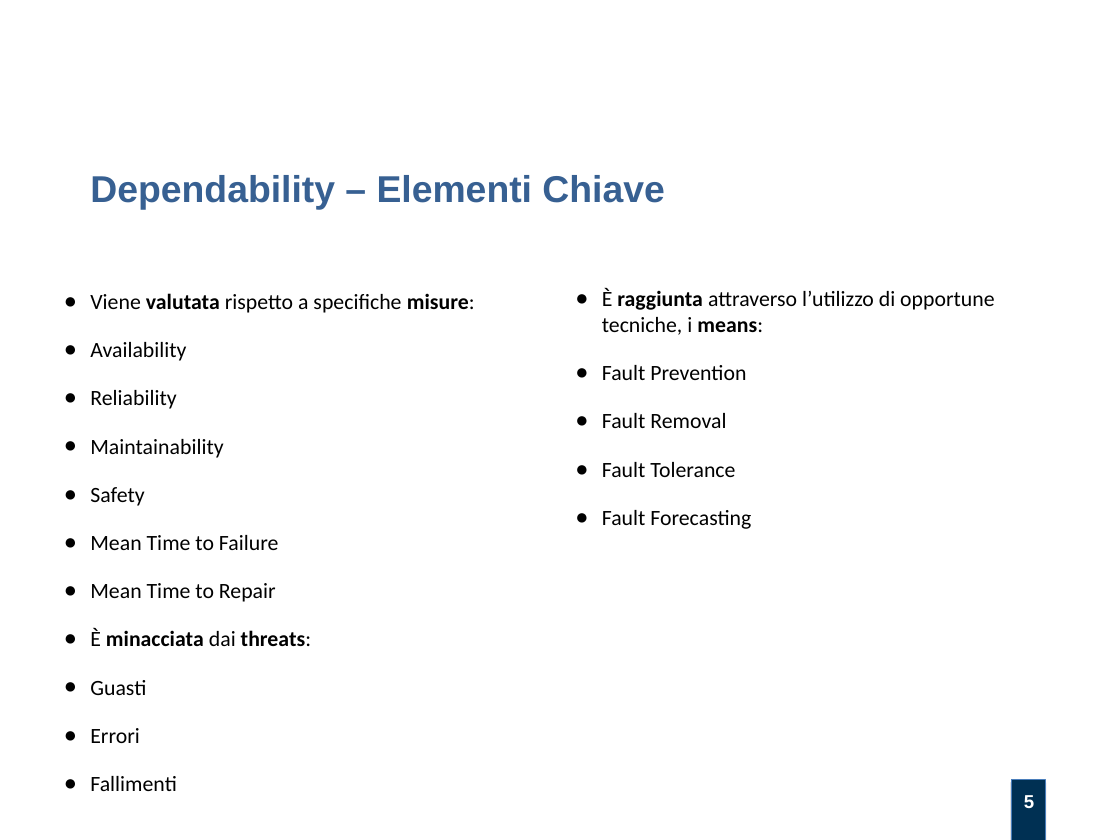
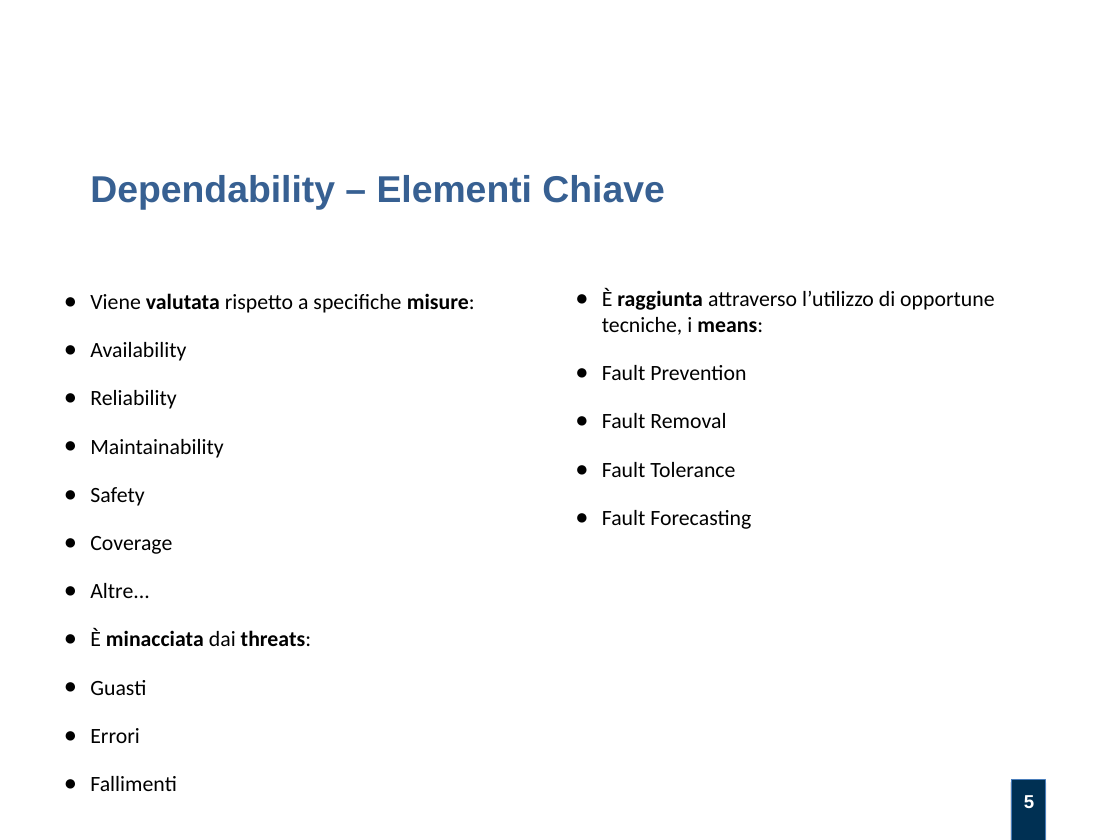
Before and after one commit to alexfoglia1/thesis, a slide deck: slide 5 of Slides/slides.odp. Drawn at 1120x840 pixels with LibreOffice and Linux fonts; fonts in the diff are those of the drawing; background and template pictures are left out. Boxes give left, top, right and bottom in pixels: in the first picture for what was removed or moved away, otherwise in the second. Text is boxed around its words. In the diff, an @@ line names an element or a change of style, - is before the commit and + after.

```diff
--- a/Slides/slides.odp
+++ b/Slides/slides.odp
@@ text at [90,536,172,598]: text changed @@
-● Mean Time to Failure
-● Mean Time to Repair
+● Coverage
+● Altre...
```
Also in this commit, not shown: 3 other slides changed, 4 slides added, 2 other files.
